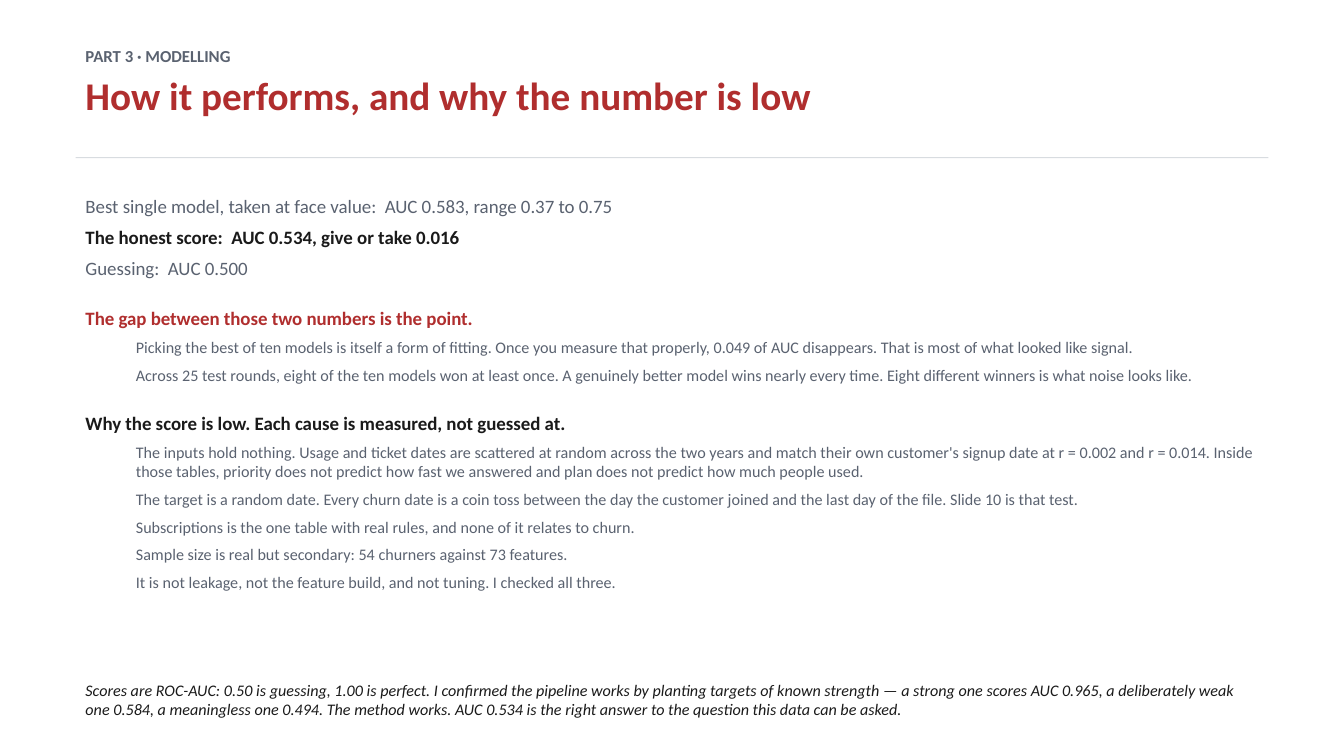
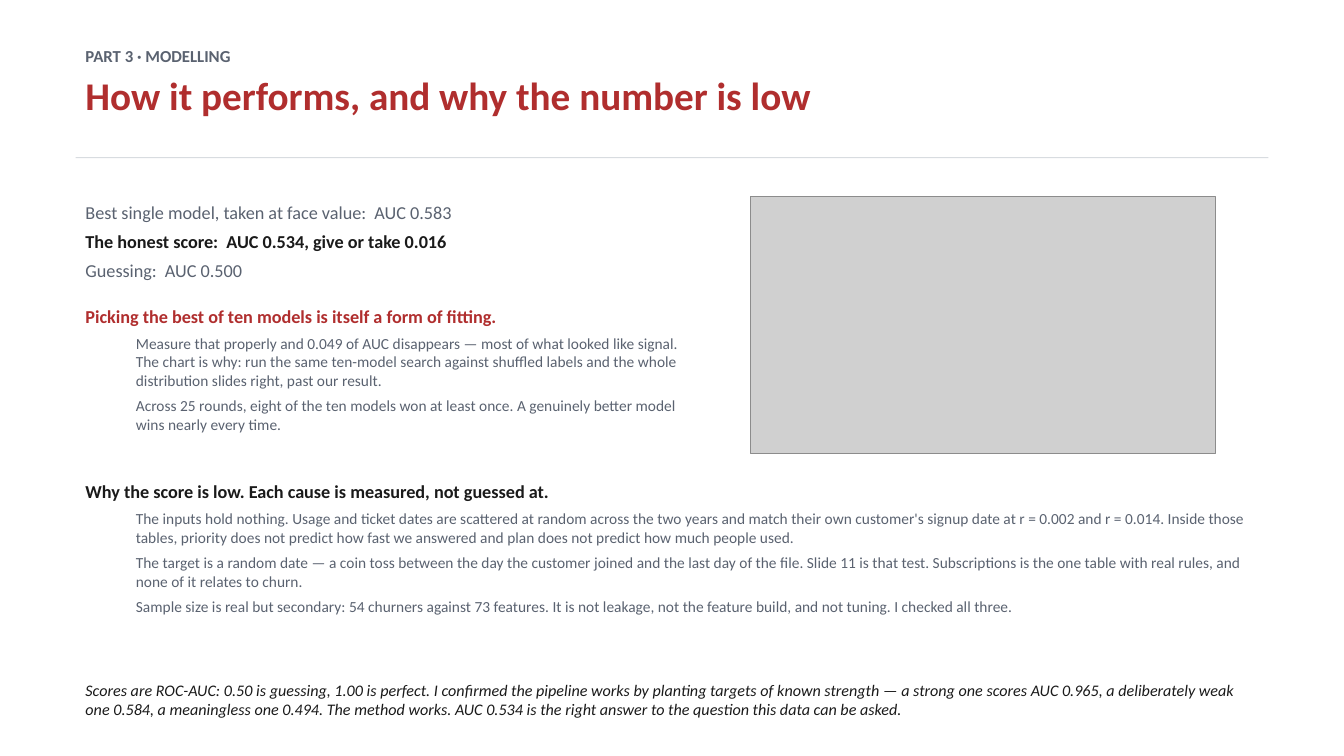
Before and after one commit to dmitriyratu/avepoint-churn-case-study, a slide deck: slide 8 of outputs/decks/AvePoint_Case_Study.pptx. Drawn at 1344x756 pixels with LibreOffice and Linux fonts; fonts in the diff are those of the drawing; grey boxes stand for pictures. Boxes give left, top, right and bottom in pixels: in the first picture for what was removed or moved away, otherwise in the second. Text is boxed around its words. In the diff, an @@ line names an element or a change of style, - is before the commit and + after.

Commit message:
Refactor output paths and enhance presentation generation scripts
- Updated `build_exec_summary.py` and `build_main_deck.py` to use relative paths for output files, ensuring compatibility across different environments.
- Introduced `build_explorer.py` to create a comprehensive HTML data explorer for the raw dataset, integrating profiles and verdicts for better data understanding.
- Enhanced `deck_style.py` to standardize figure paths, improving consistency in presentation design.
- Added new visualizations and refined existing content in the executive summary and case study decks to better communicate findings on customer churn.

These changes aim to improve the usability and clarity of the project outputs while ensuring that the presentation materials are accessible and informative.

```diff
--- a/outputs/decks/AvePoint_Case_Study.pptx
+++ b/outputs/decks/AvePoint_Case_Study.pptx
@@ text at (x1=85, y1=200, x2=1192, y2=384): paragraphs removed @@
-Best single model, taken at face value: AUC 0.583, range 0.37 to 0.75
-The honest score: AUC 0.534, give or take 0.016
-Guessing: AUC 0.500
-The gap between those two numbers is the point.
-  Picking the best of ten models is itself a form of fitting. Once you measure that properly, 0.049 of AUC disappears. That is most of what looked like signal.
-  Across 25 test rounds, eight of the ten models won at least once. A genuinely better model wins nearly every time. Eight different winners is what noise looks like.
@@ text added at (x1=85, y1=206, x2=678, y2=433), 11 pt, text #5A6270 @@
+Best single model, taken at face value: AUC 0.583
+The honest score: AUC 0.534, give or take 0.016
+Guessing: AUC 0.500
+Picking the best of ten models is itself a form of fitting.
+  Measure that properly and 0.049 of AUC disappears — most of what looked like signal. The chart is why: run the same ten-model search against shuffled labels and the whole distribution slides right, past our result.
+  Across 25 rounds, eight of the ten models won at least once. A genuinely better model wins nearly every time.
@@ picture added at (x1=751, y1=197, x2=1216, y2=454) @@
@@ text "Why the score is low. ..." moved from (x1=85, y1=200, x2=1253, y2=591) to (x1=85, y1=485, x2=1244, y2=615) @@
@@ text at (x1=85, y1=485, x2=1244, y2=546): size 13.5 to 13 pt in "Why the score is low. Each cause ..."; size 11.5 to 11 pt in "The inputs hold nothing. Usage and ticket ..."; less space between paragraphs @@
@@ text at (x1=136, y1=557, x2=1240, y2=615): text changed; size 11.5 to 11 pt @@
-  The target is a random date. Every churn date is a coin toss between the day the customer joined and the last day of the file. Slide 10 is that test.
-  Subscriptions is the one table with real rules, and none of it relates to churn.
-  Sample size is real but secondary: 54 churners against 73 features.
-  It is not leakage, not the feature build, and not tuning. I checked all three.
+  The target is a random date — a coin toss between the day the customer joined and the last day of the file. Slide 11 is that test. Subscriptions is the one table with real rules, and none of it relates to churn.
+  Sample size is real but secondary: 54 churners against 73 features. It is not leakage, not the feature build, and not tuning. I checked all three.
```
Also in this commit, not shown: 3 other slides changed, 1 slide added, 9 other files.
